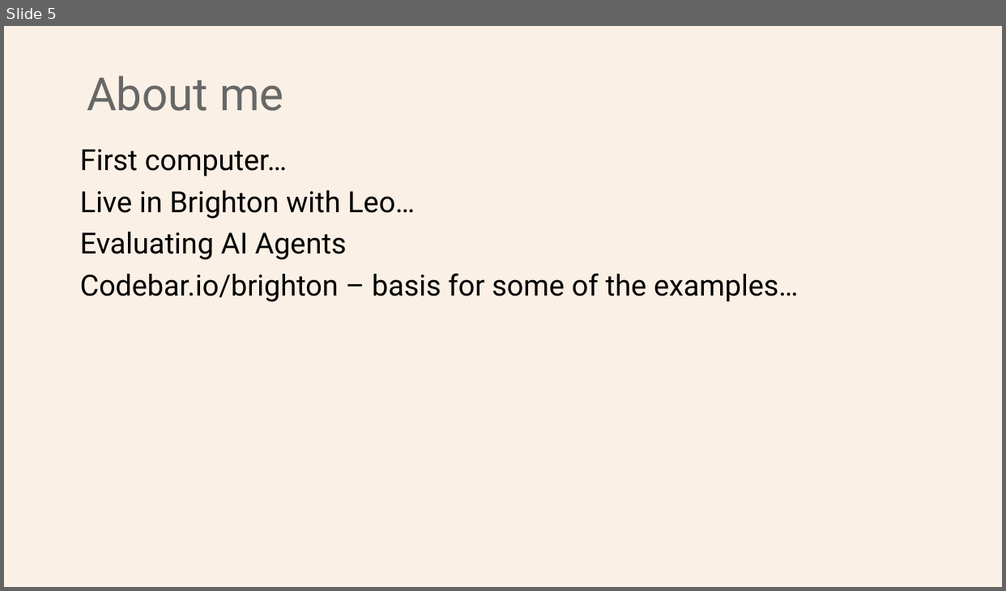
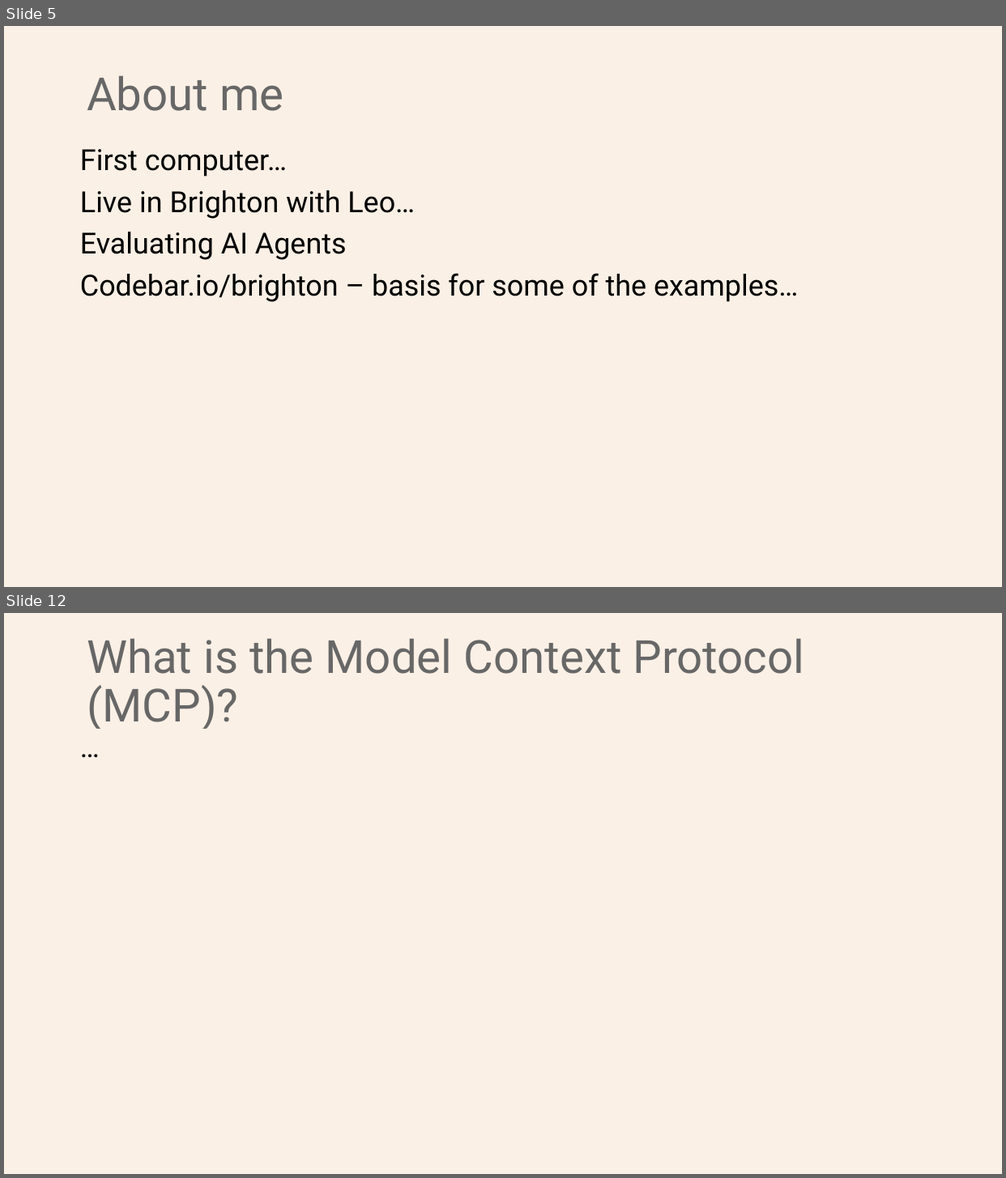
Before and after one commit to Python-Test-Engineer/earl2025, a slide deck: AI_Agents_in_the_Data_Pipeline.pptx. Shown one above the other, each under a label of ours: slide 5 before the commit, slides 5 and 12 after it; the slides between them are not shown. The pictures are 1006x591 and 1006x1178 pixels, drawn with LibreOffice and Linux fonts; fonts in the diff are those of the drawing. Boxes give left, top, right and bottom in pixels: in the first picture for what was removed or moved away, otherwise in the second. Text is boxed around its words. In the diff, an @@ line names an element or a change of style, - is before the commit and + after.

```diff
--- a/AI_Agents_in_the_Data_Pipeline.pptx
+++ b/AI_Agents_in_the_Data_Pipeline.pptx
@@ slide 12 added at [4, 613, 1002, 1174], background #FAF0E6 @@
@@ title added at [87, 638, 804, 729], 44 pt, text #676767 @@
+What is the Model Context Protocol (MCP)?
@@ text added at [73, 729, 940, 1131], 28 pt, text #000000 @@
+…
```
Also in this commit, not shown: 1 slide changed, 9 other slides added, 2 other files.
